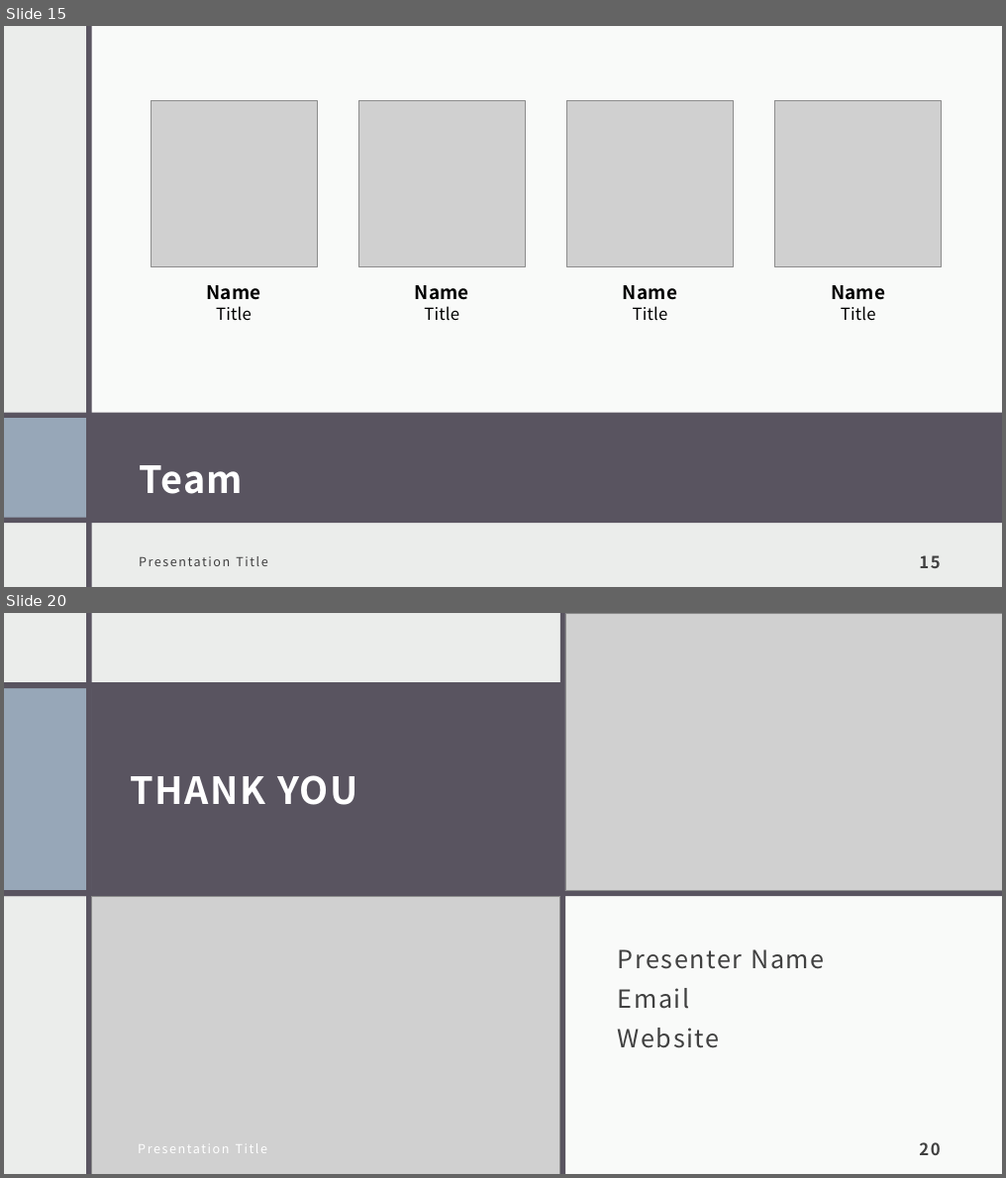
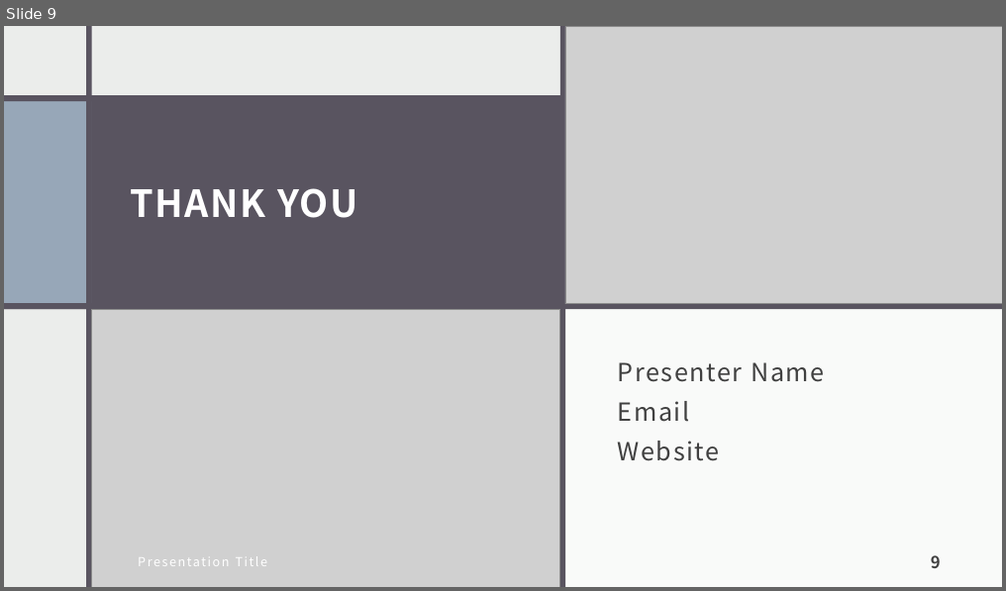
Before and after one commit to tamimcm416/product_injury, a slide deck: docs/Product Injuries.pptx. Shown one above the other, each under a label of ours: slides 15 and 20 before the commit, slide 9 after it; the slides between them are not shown. The pictures are 1006x1178 and 1006x591 pixels, drawn with LibreOffice and Linux fonts; fonts in the diff are those of the drawing; grey boxes stand for pictures. Boxes give left, top, right and bottom in pixels: in the first picture for what was removed or moved away, otherwise in the second. Text is boxed around its words. In the diff, an @@ line names an element or a change of style, - is before the commit and + after.

```diff
--- a/docs/Product Injuries.pptx
+++ b/docs/Product Injuries.pptx
@@ slide 15 removed at box(4, 26, 1002, 587), background #EBEDEB; not listed: 1 template element that a slide beside it also shows @@
@@ rectangle removed at box(89, 26, 1002, 413) @@
@@ picture removed at box(151, 100, 317, 267) @@
@@ picture removed at box(358, 100, 525, 267) @@
@@ picture removed at box(567, 100, 734, 267) @@
@@ picture removed at box(775, 100, 942, 267) @@
@@ text removed at box(206, 285, 260, 300) @@
-Name
@@ text removed at box(415, 285, 469, 300) @@
-Name
@@ text removed at box(623, 285, 677, 300) @@
-Name
@@ text removed at box(831, 285, 885, 300) @@
-Name
@@ text removed at box(216, 306, 252, 321) @@
-Title
@@ text removed at box(424, 306, 459, 321) @@
-Title
@@ text removed at box(633, 306, 668, 321) @@
-Title
@@ text removed at box(841, 306, 876, 321) @@
-Title
@@ rectangle removed at box(4, 413, 1002, 523) @@
@@ rectangle removed at box(4, 418, 86, 518) @@
@@ title removed at box(139, 466, 243, 494) @@
-Team
@@ text removed at box(139, 557, 268, 567) @@
-Presentation Title
@@ page number removed at box(919, 556, 940, 569) @@
-15
@@ what was slide 20 is now slide 9 @@
@@ page number at box(931, 556, 941, 569): text changed @@
-20
+9
```
Also in this commit, not shown: 5 slides changed, 6 slides added, 13 other slides removed, 1 other file.
